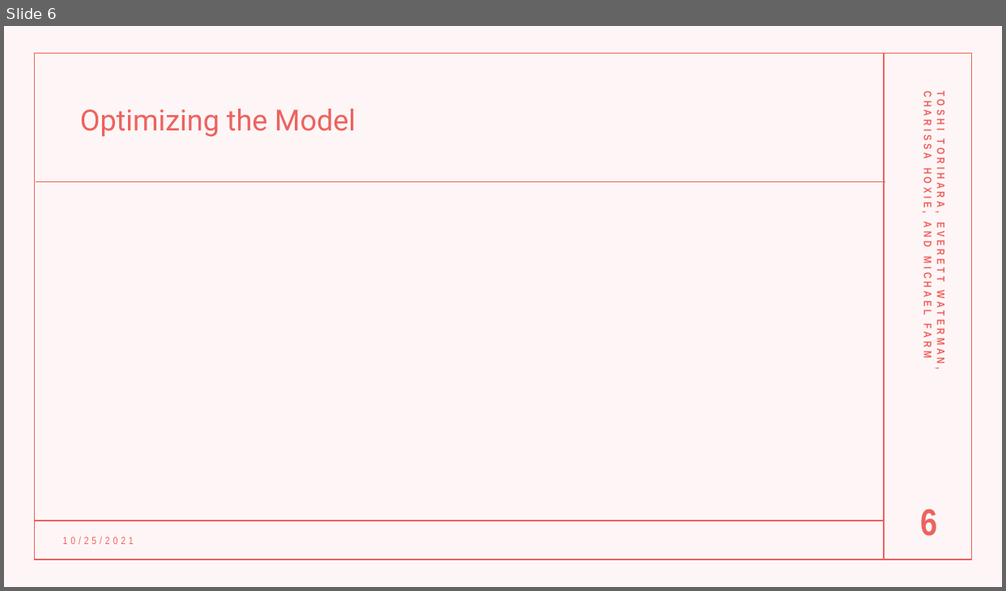
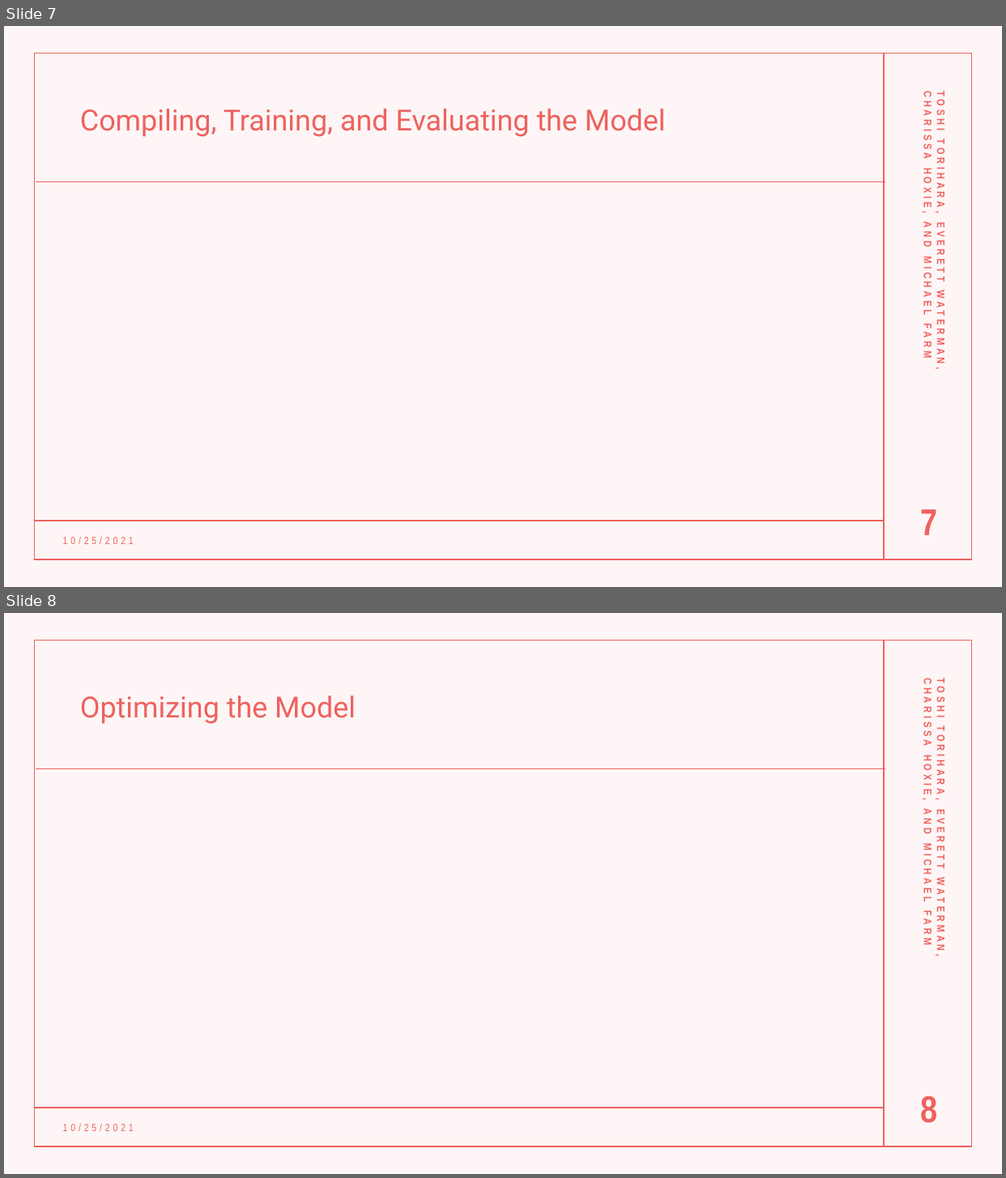
Before and after one commit to toshitorihara/Project4, a slide deck: mfarm/Project-4.pptx. Shown one above the other, each under a label of ours: slide 6 before the commit, slides 7 and 8 after it. The pictures are 1006x591 and 1006x1178 pixels, drawn with LibreOffice and Linux fonts; fonts in the diff are those of the drawing. Boxes give left, top, right and bottom in pixels: in the first picture for what was removed or moved away, otherwise in the second. Text is boxed around its words. In the diff, an @@ line names an element or a change of style, - is before the commit and + after.

```diff
--- a/mfarm/Project-4.pptx
+++ b/mfarm/Project-4.pptx
@@ slide 7 added at [4, 26, 1002, 587], background #FFFFFF; not listed: 5 template elements that a slide beside it also shows @@
@@ text added at [922, 94, 947, 363], 10.5 pt, text #ED625F, bold @@
+TOSHI TORIHARA, EVERETT WATERMAN, CHARISSA HOXIE, AND MICHAEL FARM
@@ title added at [80, 109, 666, 137], 28 pt, text #ED625F @@
+Compiling, Training, and Evaluating the Model
@@ page number added at [920, 510, 937, 535], 36 pt, text #ED625F, bold @@
+7
@@ text added at [63, 537, 134, 544], 10 pt, text #ED625F @@
+10/25/2021
@@ what was slide 6 is now slide 8 @@
@@ page number at [920, 1097, 937, 1123]: text changed @@
-6
+8
```
Also in this commit, not shown: 1 slide changed, 1 other slide added.
